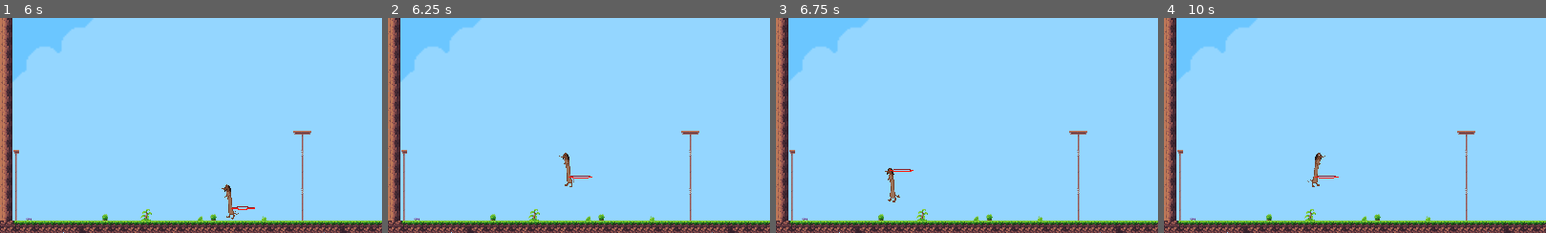
Above: before the commit, frames 1-4 (left to right).
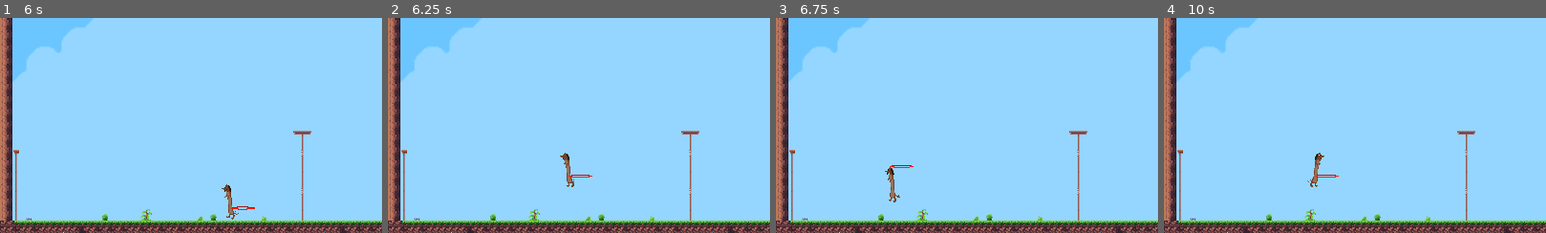
Above: after the commit, the same moments.

Repository: dgnt/gmtk2025
Game: Godot game, scene res://scenes/ui/SplashScreen.tscn
Two runs of this game, one before a commit and one after it. Both use one fixed random seed, a clock stepped at 60 frames per second and the inputs below. The engine's default icon, where the game draws it, is replaced by a stand-in: a white triangle on a blue panel in a dark square.
Inputs (mouse positions are % of the whole screen's width and height, from its top left):
- Up to frame 1 (6 s): click "Play" at 0.5 s; click "⛶" at 1.25 s; tap Enter (ui_accept) at 2, 2.27, 2.57, 3.02, 3.32, 4.52, 4.55, 4.82 s; move the mouse to (72, 45) at 2.02 s; hold Right (move_right) 2.03-3.53 s; tap Z (B0) at 2.1, 5.3, 5.85 s; tap Space (B1) at 2.3, 2.85 s; move the mouse to (30, 55) at 2.77 s; tap C (B2) at 3.05, 3.6 s; move the mouse to (60, 28) at 3.52 s; hold Left (move_left) 3.53-4.28 s; tap X (B3) at 3.8, 4.35 s; move the mouse to (45, 70) at 4.27 s; hold Right (move_right) 4.28-5.78 s; move the mouse to (80, 65) at 5.02 s; hold Enter (ui_accept) 5.03-5.78 s; move the mouse to (20, 35) at 5.77 s; hold Left (move_left) from 5.78 s (still down)
- Up to frame 2 (6.25 s): keep holding Left (move_left); tap Enter (ui_accept) at 6.02 s; tap Space (B1) at 6.05 s
- Up to frame 3 (6.75 s): tap Enter (ui_accept) at 6.32 s; move the mouse to (55, 50) at 6.52 s; release Left (move_left) at 6.53 s; hold Right (move_right) from 6.53 s (still down); tap Space (B1) at 6.6 s
- Up to frame 4 (10 s): tap C (B2) at 6.8, 7.35 s; tap Enter (ui_accept) at 7.25, 7.52, 7.82, 9.02, 9.32 s; move the mouse to (35, 25) at 7.27 s; release Right (move_right) at 7.28 s; hold Left (move_left) 7.28-8.78 s; tap X (B3) at 7.55, 8.1 s; move the mouse to (72, 45) at 8.02 s; hold Enter (ui_accept) 8.03-8.78 s; move the mouse to (30, 55) at 8.77 s; hold Right (move_right) from 8.78 s (still down); tap R at 8.85 s; tap Z (B0) at 9.05, 9.6 s; move the mouse to (60, 28) at 9.52 s; tap Space (B1) at 9.8 s
The pictures show only the part of the screen within x 0-50%, y 50-100%; the shares and areas given below are measured in that part.

Frame 1 is identical in both runs. In frame 2, 0.1% of the frame differs, in the area x 44-54%, y 62-79%; in frame 3, 0.1%; in frame 4, 0.1%, in the area x 38-46%, y 62-79%.
Error after the commit: Attempt to call function 'duplicate' in base 'null instance' on a null instance. (res://scripts/objects/hula_hoop.gd:92)

Commit message:
moving the audio bus file

Diff:
--- a/test/project.godot
+++ b/test/project.godot
@@ -14,6 +14,10 @@
 run/main_scene="res://scenes/ui/SplashScreen.tscn"
 config/features=PackedStringArray("4.3", "GL Compatibility")
 config/icon="res://icon.svg"
+
+[audio]
+
+buses/default_bus_layout="res://resources/default_bus_layout.tres"
 
 [autoload]
 
--- a/test/scenes/characters/Dachshund.tscn
+++ b/test/scenes/characters/Dachshund.tscn
@@ -15,6 +15,111 @@
 [ext_resource type="Texture2D" uid="uid://cx4ph4vbynfid" path="res://assets/sprites/dachshund/tail.png" id="10_tail"]
 [ext_resource type="Script" path="res://scripts/characters/dachshund/camera.gd" id="12_kvgnf"]
 
+[sub_resource type="Animation" id="Animation_jump"]
+resource_name = "jump"
+length = 1.2
+tracks/0/type = "value"
+tracks/0/imported = false
+tracks/0/enabled = true
+tracks/0/path = NodePath("Body/Skeleton2D/CenterBone:position")
+tracks/0/interp = 1
+tracks/0/loop_wrap = true
+tracks/0/keys = {
+"times": PackedFloat32Array(0, 0.1, 0.3, 0.5, 0.8, 1.2),
+"transitions": PackedFloat32Array(1, 1, 1, 1, 1, 1),
+"update": 0,
+"values": [Vector2(-17, 0), Vector2(-17, 20), Vector2(-17, -100), Vector2(-17, -150), Vector2(-17, -50), Vector2(-17, 0)]
+}
+tracks/1/type = "value"
+tracks/1/imported = false
+tracks/1/enabled = true
+tracks/1/path = NodePath("Body/Skeleton2D/CenterBone/LowerSpine/RearTailbone/RearHip:rotation")
+tracks/1/interp = 1
+tracks/1/loop_wrap = true
+tracks/1/keys = {
+"times": PackedFloat32Array(0, 0.1, 0.3, 0.8, 1.2),
+"transitions": PackedFloat32Array(1, 1, 1, 1, 1),
+"update": 0,
+"values": [0.0, 0.523599, 0.0, 0.349066, 0.0]
+}
+tracks/2/type = "value"
+tracks/2/imported = false
+tracks/2/enabled = true
+tracks/2/path = NodePath("Body/Skeleton2D/CenterBone/LowerSpine/RearTailbone/RearHip/RearAnkle:rotation")
+tracks/2/interp = 1
+tracks/2/loop_wrap = true
+tracks/2/keys = {
+"times": PackedFloat32Array(0, 0.1, 0.3, 0.8, 1.2),
+"transitions": PackedFloat32Array(1, 1, 1, 1, 1),
+"update": 0,
+"values": [0.0, -0.523599, 0.0, -0.349066, 0.0]
+}
+tracks/3/type = "value"
+tracks/3/imported = false
+tracks/3/enabled = true
+tracks/3/path = NodePath("Body/Skeleton2D/CenterBone/LowerSpine/RearTailbone/FrontHip:rotation")
+tracks/3/interp = 1
+tracks/3/loop_wrap = true
+tracks/3/keys = {
+"times": PackedFloat32Array(0, 0.1, 0.3, 0.8, 1.2),
+"transitions": PackedFloat32Array(1, 1, 1, 1, 1),
+"update": 0,
+"values": [0.0, 0.523599, 0.0, 0.349066, 0.0]
+}
+tracks/4/type = "value"
+tracks/4/imported = false
+tracks/4/enabled = true
+tracks/4/path = NodePath("Body/Skeleton2D/CenterBone/LowerSpine/RearTailbone/FrontHip/FrontAnkle:rotation")
+tracks/4/interp = 1
+tracks/4/loop_wrap = true
+tracks/4/keys = {
+"times": PackedFloat32Array(0, 0.1, 0.3, 0.8, 1.2),
+"transitions": PackedFloat32Array(1, 1, 1, 1, 1),
+"update": 0,
+"values": [0.0, -0.523599, 0.0, -0.349066, 0.0]
+}
+tracks/5/type = "value"
+tracks/5/imported = false
+tracks/5/enabled = true
+tracks/5/path = NodePath("Body/Skeleton2D/CenterBone/LowerSpine:rotation")
+tracks/5/interp = 1
+tracks/5/loop_wrap = true
+tracks/5/keys = {
+"times": PackedFloat32Array(0, 0.1, 0.3, 0.5, 0.8, 1.2),
+"transitions": PackedFloat32Array(1, 1, 1, 1, 1, 1),
+"update": 0,
+"values": [0.0, 0.174533, -0.0872665, -0.174533, 0.0, 0.0]
+}
+tracks/6/type = "value"
+tracks/6/imported = false
+tracks/6/enabled = true
+tracks/6/path = NodePath("Body/Skeleton2D/CenterBone/LowerChest/Chest/Neck/Head:rotation")
+tracks/6/interp = 1
+tracks/6/loop_wrap = true
+tracks/6/keys = {
+"times": PackedFloat32Array(0, 0.3, 0.5, 0.8, 1.2),
+"transitions": PackedFloat32Array(1, 1, 1, 1, 1),
+"update": 0,
+"values": [0.0, -0.174533, -0.0872665, 0.174533, 0.0]
+}
+tracks/7/type = "value"
+tracks/7/imported = false
+tracks/7/enabled = true
+tracks/7/path = NodePath("Body/Skeleton2D/CenterBone/LowerChest/Chest:scale")
+tracks/7/interp = 1
+tracks/7/loop_wrap = true
+tracks/7/keys = {
+"times": PackedFloat32Array(0, 0.1, 0.3, 0.5, 0.8, 1.2),
+"transitions": PackedFloat32Array(1, 1, 1, 1, 1, 1),
+"update": 0,
+"values": [Vector2(1, 1), Vector2(1, 0.9), Vector2(1, 1.1), Vector2(1, 1.15), Vector2(1, 0.95), Vector2(1, 1)]
+}
+
+[sub_resource type="AnimationLibrary" id="AnimationLibrary_1"]
+_data = {
+"jump": SubResource("Animation_jump")
+}
+
 [node name="Dachshund" type="CharacterBody2D"]
 collision_layer = 4
 collision_mask = 3
@@ -238,3 +343,8 @@
 drag_horizontal_enabled = true
 drag_vertical_enabled = true
 script = ExtResource("12_kvgnf")
+
+[node name="AnimationPlayer" type="AnimationPlayer" parent="."]
+libraries = {
+"": SubResource("AnimationLibrary_1")
+}
--- a/test/scripts/characters/dachshund/dachshund.gd
+++ b/test/scripts/characters/dachshund/dachshund.gd
@@ -367,6 +367,9 @@
 	jump_processed = false
 	# Play jump sound
 	AudioManager.play_jump_sound()
+	# Play jump animation
+	if $AnimationPlayer.has_animation("jump"):
+		$AnimationPlayer.play("jump")
 
 func charge_process(delta, pressed):
 	if "B0" in pressed:
--- a/test/scripts/objects/hula_hoop.gd
+++ b/test/scripts/objects/hula_hoop.gd
@@ -29,6 +29,8 @@
 var visual_node: Node2D
 var front_line: Line2D
 var back_line: Line2D
+var left_distortion: ColorRect
+var right_distortion: ColorRect
 
 # Internal state
 var current_phase: float = 0.0
@@ -47,6 +49,9 @@
 	visual_node = Node2D.new()
 	visual_node.name = "Visual"
 	add_child(visual_node)
+
+	# Create distortion effects for left and right edges
+	setup_distortion_effects()
 
 	# Create back half line
 	back_line = Line2D.new()
@@ -66,6 +71,30 @@
 
 	# Update the visual
 	update_hoop_visual()
+
+func setup_distortion_effects():
+	# Load the air distortion material
+	var distortion_material = load("res://assets/materials/air_distortion_material.tres")
+
+	# Create left edge distortion
+	left_distortion = ColorRect.new()
+	left_distortion.name = "LeftDistortion"
+	left_distortion.material = distortion_material
+	left_distortion.size = Vector2(200, 200)
+	left_distortion.position = Vector2(-100, -100)
+	left_distortion.z_index = -3
+	left_distortion.color = Color(1, 1, 1, 0)  # Transparent
+	visual_node.add_child(left_distortion)
+
+	# Create right edge distortion
+	right_distortion = ColorRect.new()
+	right_distortion.name = "RightDistortion"
+	right_distortion.material = distortion_material.duplicate()
+	right_distortion.size = Vector2(200, 200)
+	right_distortion.position = Vector2(-100, -100)
+	right_distortion.z_index = -3
+	right_distortion.color = Color(1, 1, 1, 0)  # Transparent
+	visual_node.add_child(right_distortion)
 
 func setup_hoop_system():
 	# Create HulaHoopSystem node
@@ -215,6 +244,24 @@
 	front_line.width = line_width
 	back_line.width = line_width
 
+	# Update distortion effect positions
+	if left_distortion and right_distortion:
+		# Position distortions at the leftmost and rightmost points
+		var left_pos = Vector2(-half_width, 0)
+		var right_pos = Vector2(half_width, 0)
+
+		left_distortion.position = left_pos - left_distortion.size / 2.0
+		right_distortion.position = right_pos - right_distortion.size / 2.0
+
+		# Update shader parameters with edge positions
+		if left_distortion.material:
+			left_distortion.material.set_shader_parameter("left_edge_position", visual_node.to_global(left_pos))
+			left_distortion.material.set_shader_parameter("right_edge_position", visual_node.to_global(right_pos))
+
+		if right_distortion.material:
+			right_distortion.material.set_shader_parameter("left_edge_position", visual_node.to_global(left_pos))
+			right_distortion.material.set_shader_parameter("right_edge_position", visual_node.to_global(right_pos))
+
 func rotate_point(point: Vector2, angle: float) -> Vector2:
 	return point.rotated(angle)
 
@@ -233,6 +280,24 @@
 		var y_offset = sin(current_phase) * (path_height / 2.0)
 		# No need to rotate offset since visual_node handles rotation
 		global_position = target_bone.global_position + Vector2(x_offset, y_offset)
+
+		# Update distortion shader edge positions every frame
+		if left_distortion and right_distortion and visual_node:
+			var half_width = hoop_width / 2.0
+			var left_pos = Vector2(-half_width, 0)
+			var right_pos = Vector2(half_width, 0)
+
+			# Convert to global positions considering rotation
+			var global_left = visual_node.to_global(left_pos)
+			var global_right = visual_node.to_global(right_pos)
+
+			if left_distortion.material:
+				left_distortion.material.set_shader_parameter("left_edge_position", global_left)
+				left_distortion.material.set_shader_parameter("right_edge_position", global_right)
+
+			if right_distortion.material:
+				right_distortion.material.set_shader_parameter("left_edge_position", global_left)
+				right_distortion.material.set_shader_parameter("right_edge_position", global_right)
 
 # Public API methods
 func set_path_dimensions(width: float, height: float):
Renamed: test/default_bus_layout.tres -> test/resources/default_bus_layout.tres
Not shown: 1 places in test/scenes/characters/Dachshund.tscn that only renumber resources
